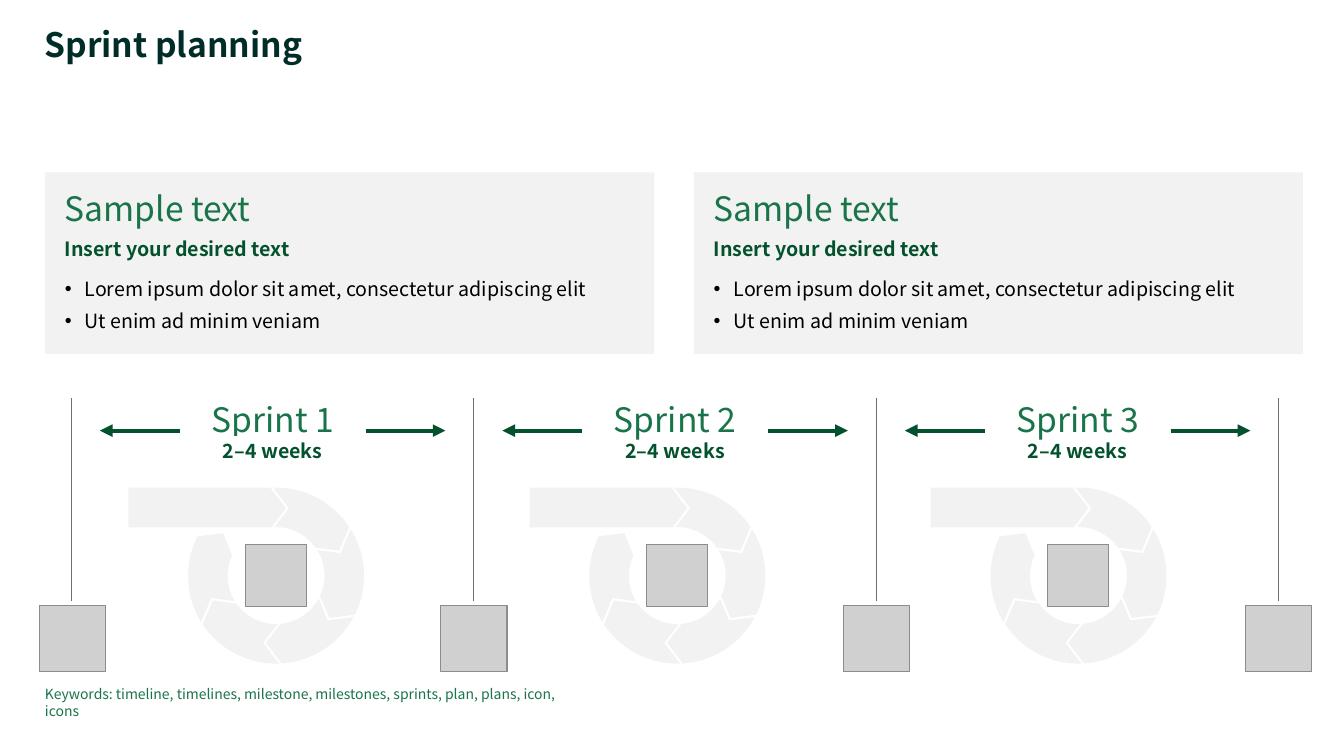
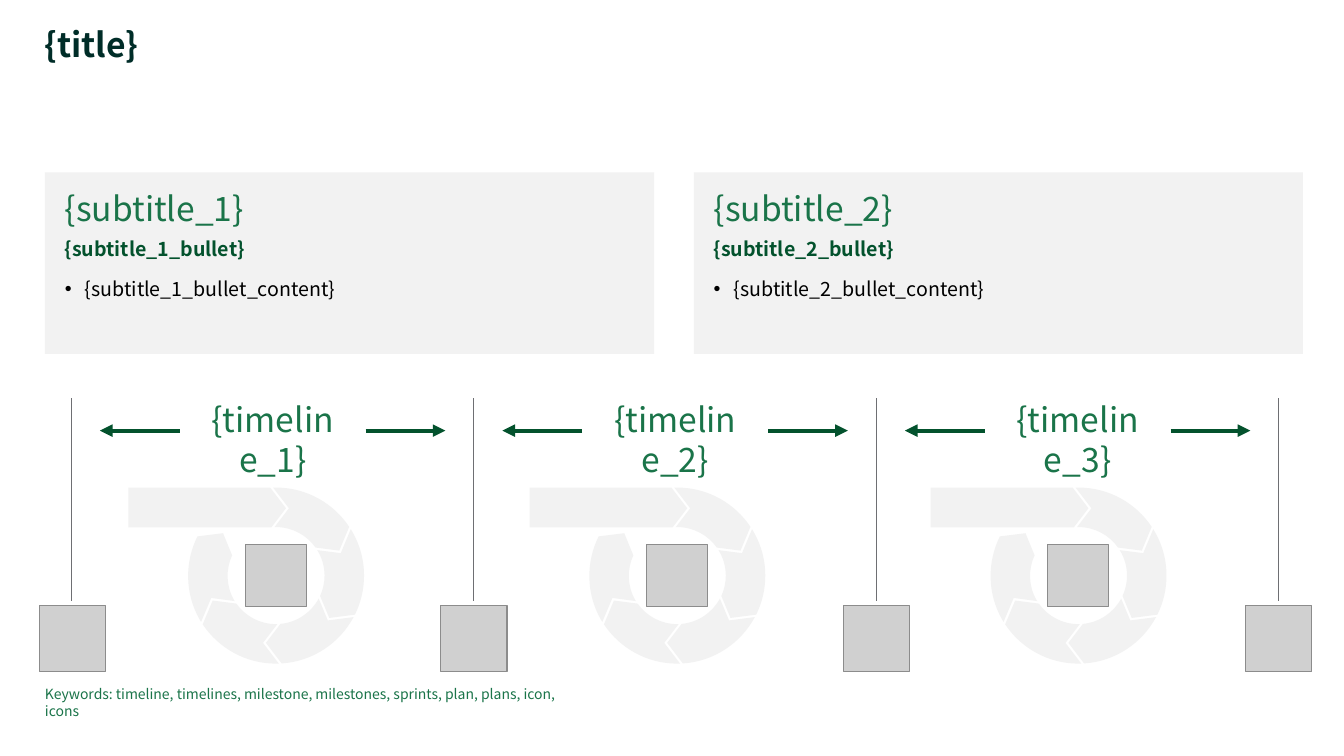
Before and after one commit to set718/PPT-Agent, a slide deck: slide 1 of templates/ppt_template/split_presentations_242.pptx. Drawn at 1344x756 pixels with LibreOffice and Linux fonts; fonts in the diff are those of the drawing; grey boxes stand for pictures. Boxes give left, top, right and bottom in pixels: in the first picture for what was removed or moved away, otherwise in the second. Text is boxed around its words. In the diff, an @@ line names an element or a change of style, - is before the commit and + after.

```diff
--- a/templates/ppt_template/split_presentations_242.pptx
+++ b/templates/ppt_template/split_presentations_242.pptx
@@ title at (44,29,138,63): text changed @@
-Sprint planning
+{title}
@@ text in rectangle at (65,194,336,300): text changed @@
-Sample text
-Insert your desired text
-  • Lorem ipsum dolor sit amet, consectetur adipiscing elit
-  • Ut enim ad minim veniam
+{subtitle_1}
+{subtitle_1_bullet}
+  • {subtitle_1_bullet_content}
@@ text in rectangle at (714,194,985,300): text changed @@
-Sample text
-Insert your desired text
-  • Lorem ipsum dolor sit amet, consectetur adipiscing elit
-  • Ut enim ad minim veniam
+{subtitle_2}
+{subtitle_2_bullet}
+  • {subtitle_2_bullet_content}
@@ text at (239,445,306,478): text changed; size 14 to 24 pt; text colour #03522D to #1A7449; bold off @@
-Sprint 1
-2–4 weeks
+{timeline_1}
@@ text at (642,445,709,478): text changed; size 14 to 24 pt; text colour #03522D to #1A7449; bold off @@
-Sprint 2
-2–4 weeks
+{timeline_2}
@@ text at (1044,445,1111,478): text changed; size 14 to 24 pt; text colour #03522D to #1A7449; bold off @@
-Sprint 3
-2–4 weeks
+{timeline_3}
```
Also in this commit, not shown: 24 other files.
